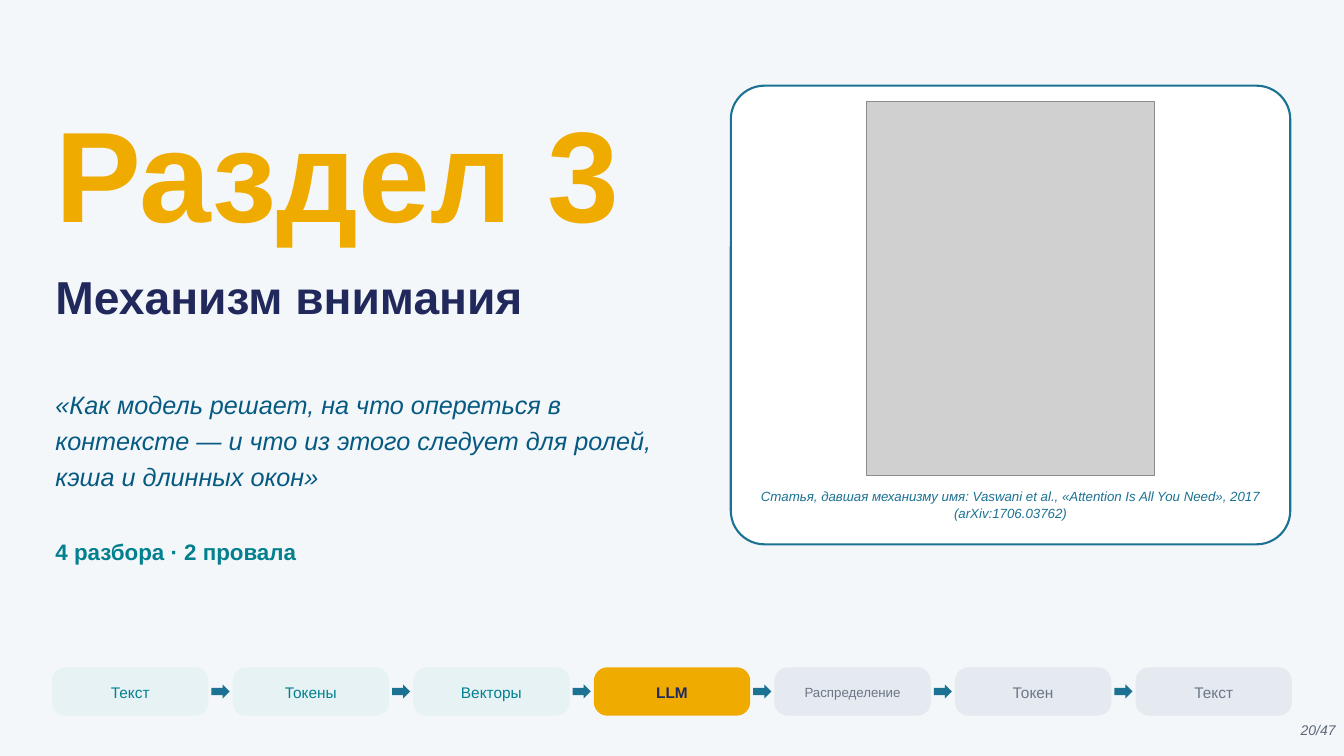
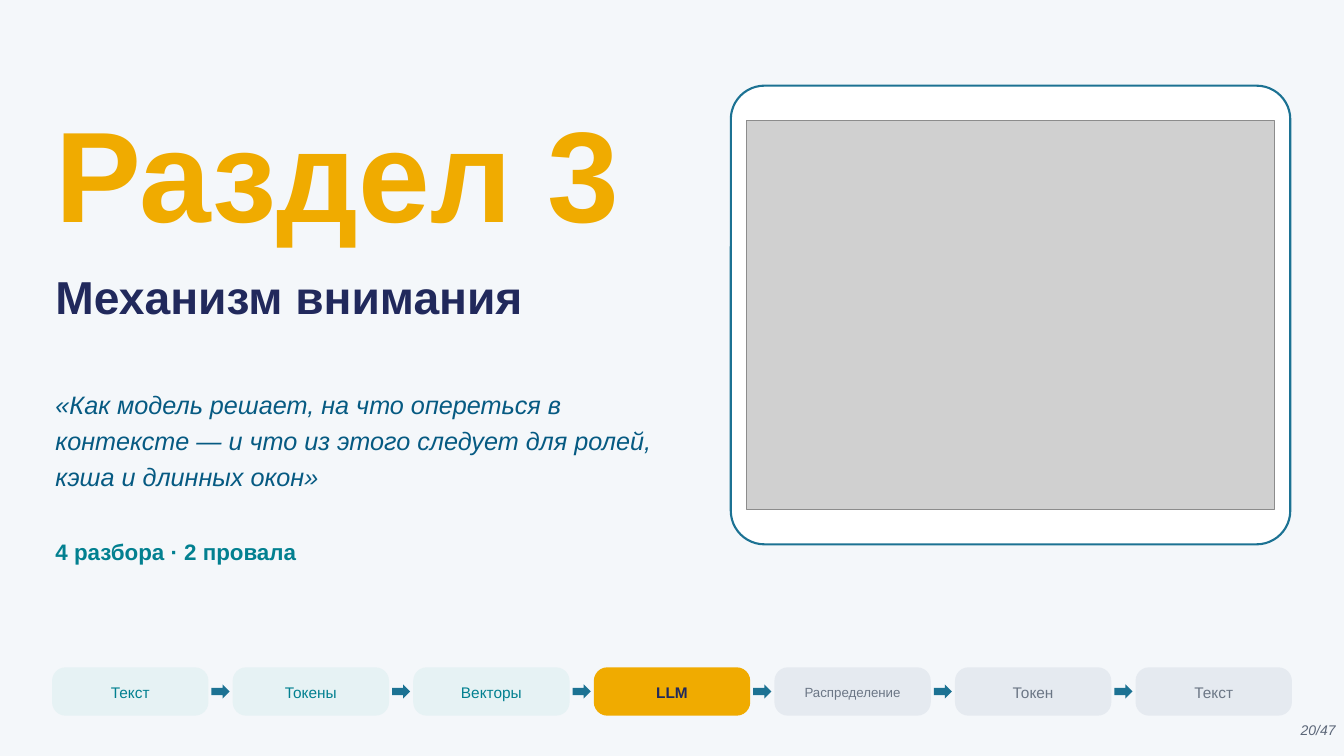
Before and after one commit to tellina-study/AI-usage-lessons, a slide deck: slide 20 of library/lectures/lec-02/rendered/lec-02.pptx. Drawn at 1344x756 pixels with LibreOffice and Linux fonts; fonts in the diff are those of the drawing; grey boxes stand for pictures. Boxes give left, top, right and bottom in pixels: in the first picture for what was removed or moved away, otherwise in the second. Text is boxed around its words. In the diff, an @@ line names an element or a change of style, - is before the commit and + after.

```diff
--- a/library/lectures/lec-02/rendered/lec-02.pptx
+++ b/library/lectures/lec-02/rendered/lec-02.pptx
@@ picture removed at [866, 102, 1155, 476] @@
@@ picture added at [747, 120, 1274, 510] @@
@@ text removed at [761, 491, 1260, 521] @@
-Статья, давшая механизму имя: Vaswani et al., «Attention Is All You Need», 2017 (arXiv:1706.03762)
```
Also in this commit, not shown: 9 other slides changed, 22 other files.
